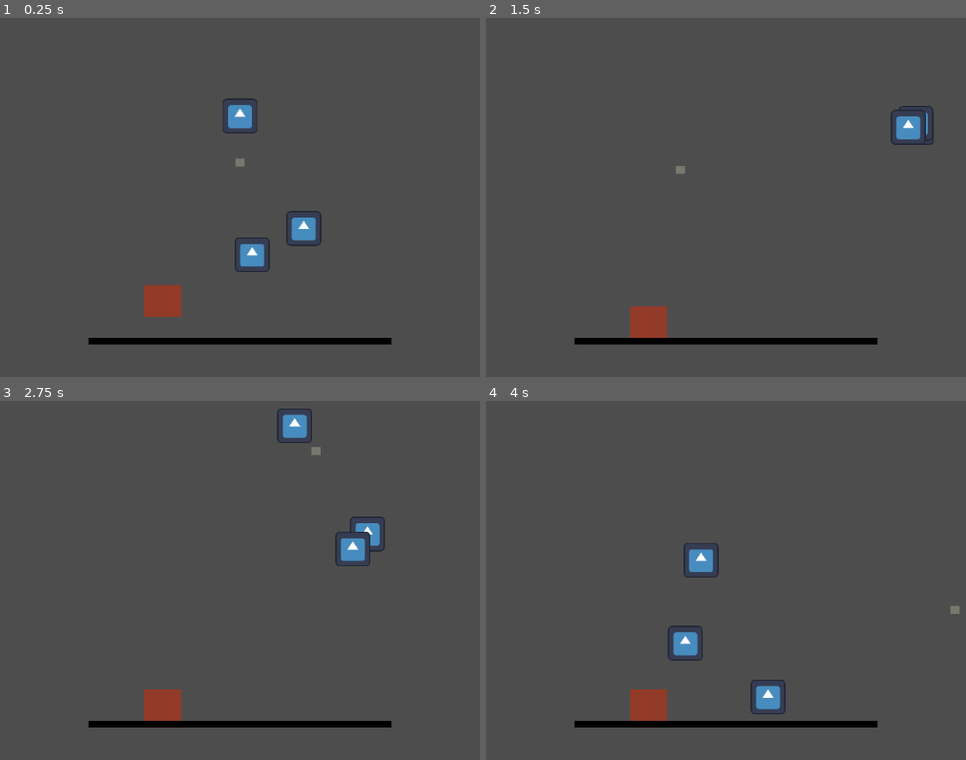
Above: before the commit, frames 1-4 (two rows, left to right).
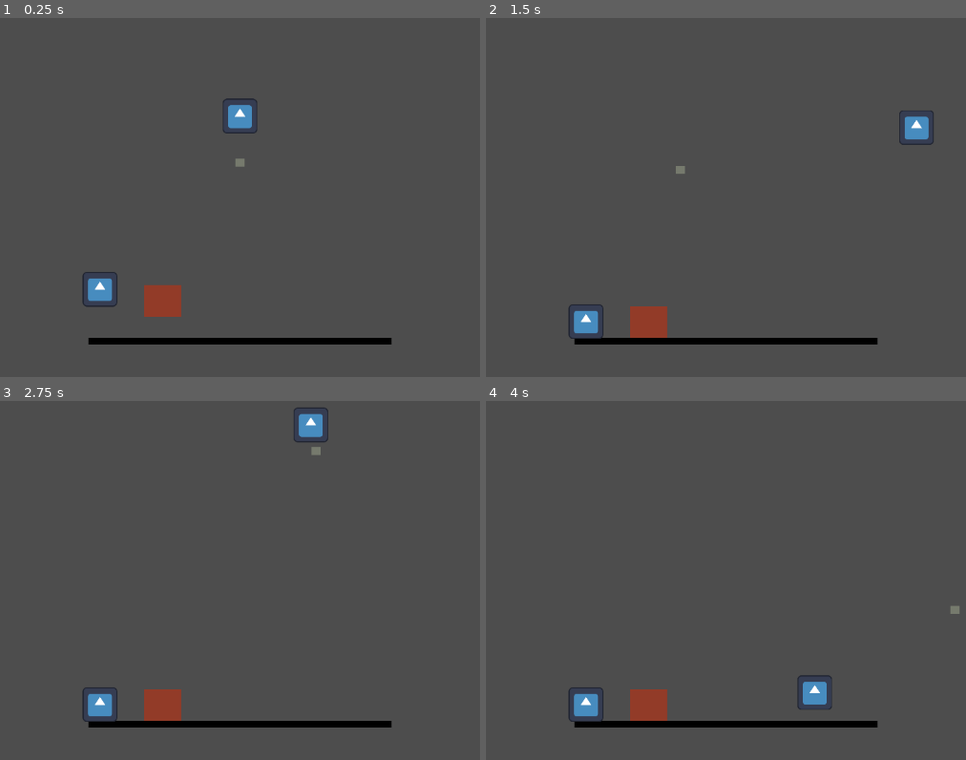
Above: after the commit, the same moments.

Repository: pradoh97/horde
Game: Godot game, scene res://level.tscn
The game is run twice, just before and just after one commit, with the same random seed, the same clock (stepped at 60 frames per second) and the same inputs. The engine's default icon, where the game draws it, is replaced by a stand-in: a white triangle on a blue panel in a dark square.
Inputs (mouse positions are in pixels of both pictures, inside the frame that each line leads up to):
- Up to frame 1 (0.25 s): no input
- Up to frame 2 (1.5 s): move the mouse to (894, 140) at 0.52 s; press the mouse at (894, 140) at 0.53 s; release the mouse at (894, 140) at 1.25 s; drag from (572, 183) to (894, 140) at 1.27 s
- Up to frame 3 (2.75 s): move the mouse to (316, 451) at 2.02 s; press the mouse at (316, 451) at 2.03 s
- Up to frame 4 (4 s): release the mouse at (802, 451) at 2.75 s; drag from (687, 630) to (495, 479) at 2.77 s; move the mouse to (956, 609) at 3.52 s; press the mouse at (956, 609) at 3.53 s

The runs differ from the first frame. In frame 1, 1.4% of the frame differs, in the area x 17-67%, y 53-81%; in frame 2, 0.8%; in frame 3, 1.8%; in frame 4, 2.2%, in the area x 17-72%, y 39-90%.

Commit message:
Add minion recruitment

Diff:
--- a/experimental/army_leader/army.gd
+++ b/experimental/army_leader/army.gd
@@ -22,6 +22,7 @@
 		minions.append(minion)
 
 	for minion in minions:
+		minion.army = self
 		if not minion == leader:
 			minion.leader = leader
 		if override_minions_properties:
@@ -55,6 +56,13 @@
 		minion.be_disbanded()
 		minion.set_collision_mask_value(3, true)
 
+func recruit_minion(new_minion: MinionExperimental):
+	minions.append(new_minion)
+	if override_minions_properties:
+		new_minion.acceleration = acceleration
+		new_minion.max_speed = max_speed
+		new_minion.deceleration_factor = deceleration_factor
+		new_minion.full_stop_speed = full_stop_speed
 
 func _on_mouse_body_entered(body):
 	halt_minions()
--- a/experimental/army_leader/army.tscn
+++ b/experimental/army_leader/army.tscn
@@ -1,20 +1,10 @@
-[gd_scene load_steps=4 format=3 uid="uid://dmrc341gv6ohb"]
+[gd_scene load_steps=3 format=3 uid="uid://dmrc341gv6ohb"]
 
 [ext_resource type="Script" uid="uid://c5j3lcr2fbv7p" path="res://experimental/army_leader/army.gd" id="1_ucctm"]
 [ext_resource type="PackedScene" uid="uid://dfvp6yysbr662" path="res://experimental/army_leader/minion.tscn" id="2_dpr6x"]
-[ext_resource type="Script" uid="uid://fl3ky4apq7p7" path="res://experimental/army_leader/minion.gd" id="3_2pplm"]
 
 [node name="Army" type="Node2D"]
 script = ExtResource("1_ucctm")
 
 [node name="Minion" parent="." instance=ExtResource("2_dpr6x")]
 position = Vector2(0, -283)
-script = ExtResource("3_2pplm")
-
-[node name="Minion2" parent="." instance=ExtResource("2_dpr6x")]
-position = Vector2(45, 228)
-script = ExtResource("3_2pplm")
-
-[node name="Minion3" parent="." instance=ExtResource("2_dpr6x")]
-position = Vector2(235, 131)
-script = ExtResource("3_2pplm")
--- a/experimental/army_leader/minion.gd
+++ b/experimental/army_leader/minion.gd
@@ -9,6 +9,7 @@
 var leader: MinionExperimental = null
 var following_orders: bool = false
 var reached_destination: bool = false
+var army: Army = null
 
 func _physics_process(delta):
 	if following_orders and not reached_destination:
@@ -63,3 +64,14 @@
 	following_orders = false
 	reached_destination = false
 	#set_collision_mask_value(3, false)
+
+
+func _on_infect_area_body_entered(body):
+	if not body == self:
+		if not (body as MinionExperimental).leader or not (body as MinionExperimental).is_leading:
+			if not leader:
+				body.leader = self
+			else:
+				body.leader = leader
+			body.army = army
+			army.recruit_minion(body)
--- a/experimental/army_leader/minion.tscn
+++ b/experimental/army_leader/minion.tscn
@@ -1,6 +1,6 @@
-[gd_scene load_steps=8 format=3 uid="uid://dfvp6yysbr662"]
+[gd_scene load_steps=9 format=3 uid="uid://dfvp6yysbr662"]
 
-[ext_resource type="Script" uid="uid://dsem1o33bm4gp" path="res://minion/minion.gd" id="1_iqoqf"]
+[ext_resource type="Script" uid="uid://fl3ky4apq7p7" path="res://experimental/army_leader/minion.gd" id="1_ywcdx"]
 [ext_resource type="Texture2D" uid="uid://os84bgw76vq" path="res://icon.svg" id="2_war54"]
 
 [sub_resource type="RectangleShape2D" id="RectangleShape2D_vonw3"]
@@ -21,6 +21,23 @@
 "values": [Vector2(1, 1)]
 }
 
+[sub_resource type="Animation" id="Animation_ywcdx"]
+resource_name = "commanded"
+length = 0.1
+step = 0.1
+tracks/0/type = "value"
+tracks/0/imported = false
+tracks/0/enabled = true
+tracks/0/path = NodePath("CollisionShape2D:scale")
+tracks/0/interp = 1
+tracks/0/loop_wrap = true
+tracks/0/keys = {
+"times": PackedFloat32Array(0, 0.1),
+"transitions": PackedFloat32Array(1, 1),
+"update": 0,
+"values": [Vector2(1, 1), Vector2(0.12, 0.12)]
+}
+
 [sub_resource type="Animation" id="Animation_oi3di"]
 resource_name = "disbanded"
 length = 0.5
@@ -38,23 +55,6 @@
 "values": [Vector2(0.12, 0.12), Vector2(1, 1)]
 }
 
-[sub_resource type="Animation" id="Animation_ywcdx"]
-resource_name = "commanded"
-length = 0.1
-step = 0.1
-tracks/0/type = "value"
-tracks/0/imported = false
-tracks/0/enabled = true
-tracks/0/path = NodePath("CollisionShape2D:scale")
-tracks/0/interp = 1
-tracks/0/loop_wrap = true
-tracks/0/keys = {
-"times": PackedFloat32Array(0, 0.1),
-"transitions": PackedFloat32Array(1, 1),
-"update": 0,
-"values": [Vector2(1, 1), Vector2(0.12, 0.12)]
-}
-
 [sub_resource type="AnimationLibrary" id="AnimationLibrary_f2txt"]
 _data = {
 &"RESET": SubResource("Animation_0b4ue"),
@@ -62,11 +62,14 @@
 &"disbanded": SubResource("Animation_oi3di")
 }
 
+[sub_resource type="RectangleShape2D" id="RectangleShape2D_ywcdx"]
+size = Vector2(360, 360)
+
 [node name="Minion" type="CharacterBody2D"]
 collision_layer = 4
 collision_mask = 13
 input_pickable = true
-script = ExtResource("1_iqoqf")
+script = ExtResource("1_ywcdx")
 metadata/_edit_group_ = true
 
 [node name="Sprite2D" type="Sprite2D" parent="."]
@@ -79,3 +82,12 @@
 libraries = {
 &"": SubResource("AnimationLibrary_f2txt")
 }
+
+[node name="InfectArea" type="Area2D" parent="."]
+collision_layer = 8
+collision_mask = 4
+
+[node name="CollisionShape2D" type="CollisionShape2D" parent="InfectArea"]
+shape = SubResource("RectangleShape2D_ywcdx")
+
+[connection signal="body_entered" from="InfectArea" to="." method="_on_infect_area_body_entered"]
--- a/level.tscn
+++ b/level.tscn
@@ -1,7 +1,8 @@
-[gd_scene load_steps=8 format=3 uid="uid://qm3e3y4bogel"]
+[gd_scene load_steps=9 format=3 uid="uid://qm3e3y4bogel"]
 
 [ext_resource type="PackedScene" uid="uid://dmrc341gv6ohb" path="res://experimental/army_leader/army.tscn" id="1_vonw3"]
 [ext_resource type="Script" uid="uid://dwgxsi4vbqent" path="res://mouse.gd" id="2_vonw3"]
+[ext_resource type="PackedScene" uid="uid://dfvp6yysbr662" path="res://experimental/army_leader/minion.tscn" id="3_oi3di"]
 
 [sub_resource type="RectangleShape2D" id="RectangleShape2D_u52ul"]
 size = Vector2(1116, 20)
@@ -71,3 +72,6 @@
 scale = Vector2(3.9333322, 3.9333334)
 color = Color(0.57502484, 0.23296097, 0.15966132, 1)
 polygon = PackedVector2Array(876, 681, 841, 681, 841, 711, 876, 711)
+
+[node name="Minion" parent="." instance=ExtResource("3_oi3di")]
+position = Vector2(-516, -104)
--- a/project.godot
+++ b/project.godot
@@ -28,3 +28,4 @@
 2d_physics/layer_1="environment"
 2d_physics/layer_2="army_body"
 2d_physics/layer_3="minion"
+2d_physics/layer_4="minion_infect_area"
